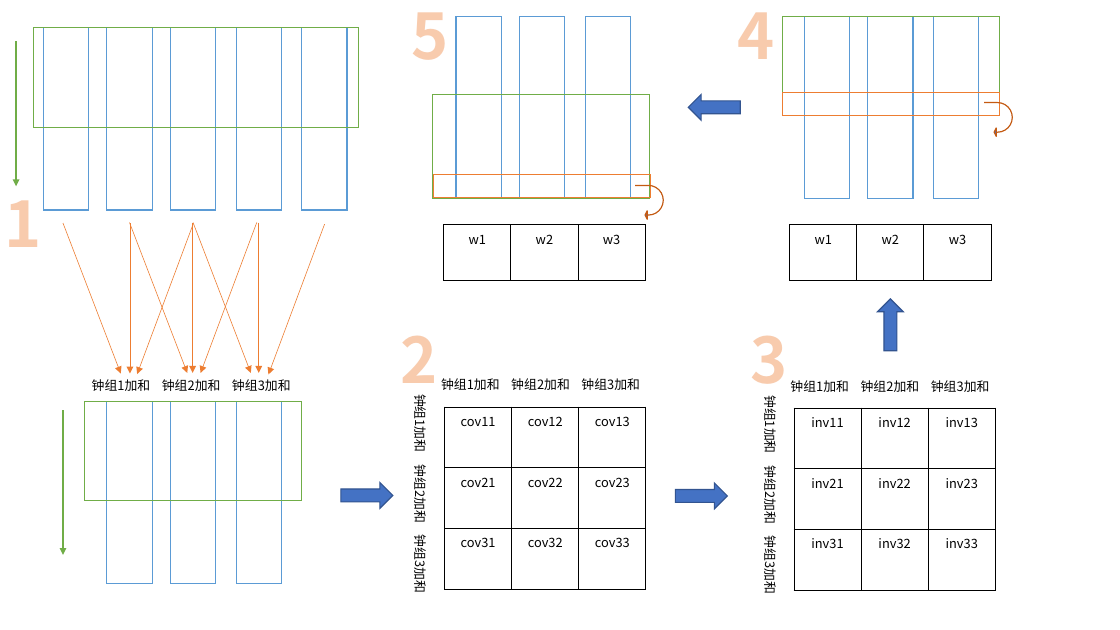
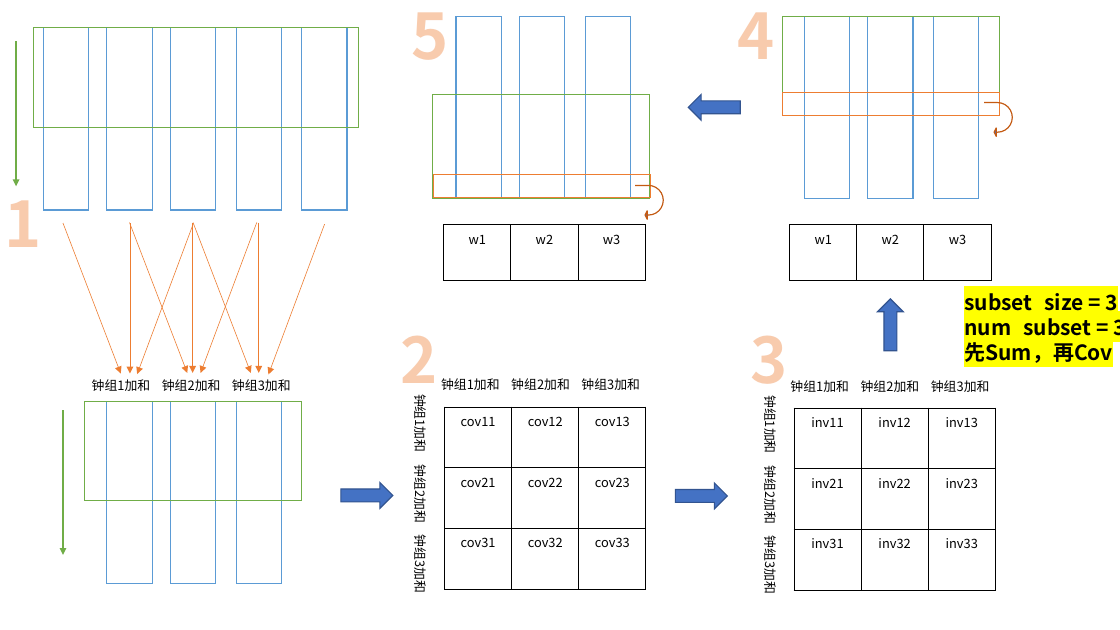
Before and after one commit to mochiliu3000/beamformer, a slide deck: slide 2 of flow-chart.pptx (slide 1 before the commit). Drawn at 1120x630 pixels with LibreOffice and Linux fonts; fonts in the diff are those of the drawing. Boxes give left, top, right and bottom in pixels: in the first picture for what was removed or moved away, otherwise in the second. Text is boxed around its words. In the diff, an @@ line names an element or a change of style, - is before the commit and + after.

```diff
--- a/flow-chart.pptx
+++ b/flow-chart.pptx
@@ text added at [964,293,1120,363], 18 pt, text #000000, bold @@
+subset_size = 3
+num_subset = 3
+先Sum，再Cov
```
Also in this commit, not shown: 6 other slides changed, 11 slides added, 2 other files.
